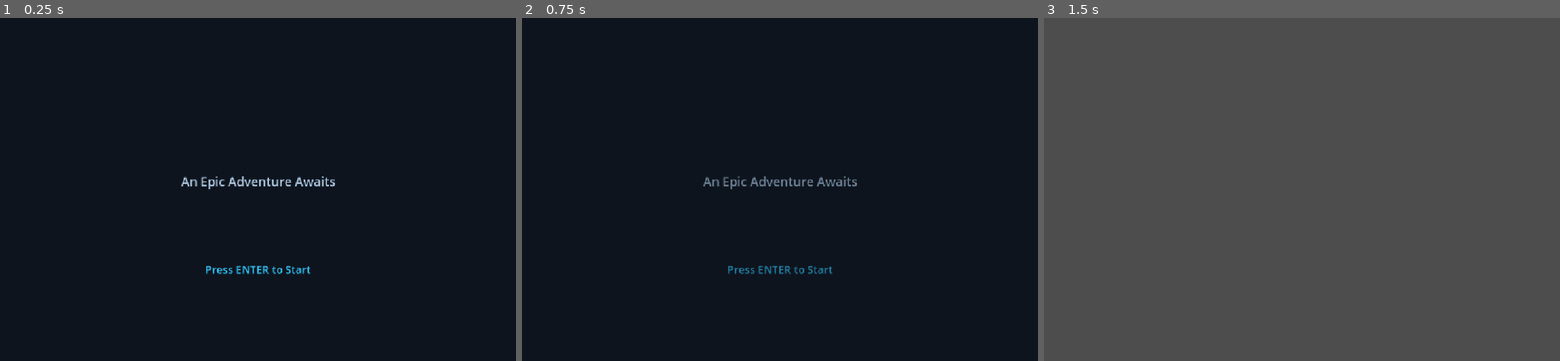
Above: before the commit, frames 1-3 (left to right).
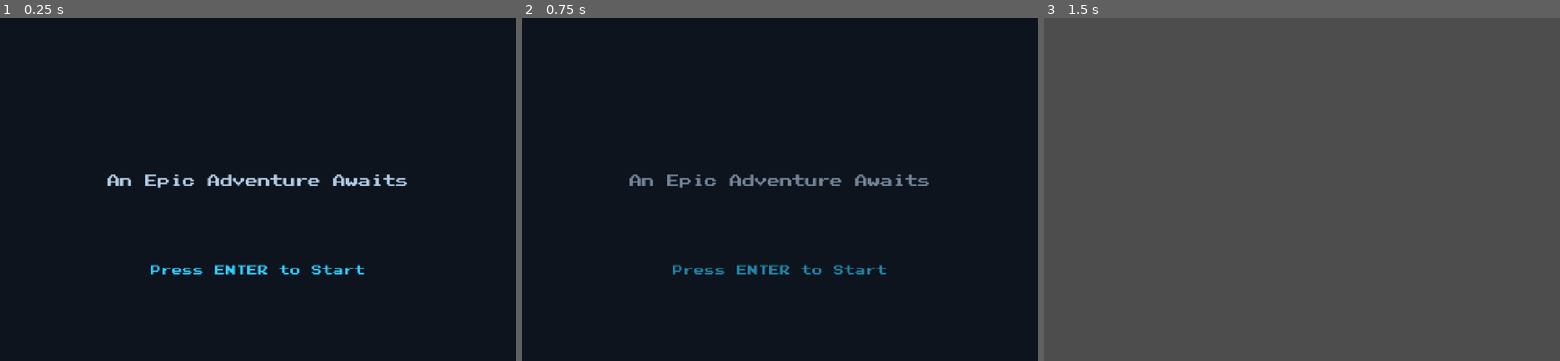
Above: after the commit, the same moments.

Repository: DoraTool/template-godot-game
Game: Godot game, scene res://scenes/title_screen.tscn
Two runs of this game, one before a commit and one after it. Both use one fixed random seed, a clock stepped at 60 frames per second and the inputs below.
Inputs:
- Up to frame 1 (0.25 s): no input
- Up to frame 2 (0.75 s): tap Enter (ui_accept) at 0.5 s
- Up to frame 3 (1.5 s): tap Enter (ui_accept) at 0.77, 1.25 s

The runs differ from the first frame. In frame 1, 1.7% of the frame differs, in the area x 20-79%, y 45-75%; in frame 2, 1.6%; in frame 3, nothing differs.
Error in both runs: Invalid access to property or key 'modulate' on a base object of type 'null instance'. (res://scripts/scenes/title_screen.gd:24)

Commit message:
fix theme settings

Diff:
--- a/project.godot
+++ b/project.godot
@@ -24,6 +24,10 @@
 window/stretch/aspect="keep"
 
 
+[gui]
+
+theme/custom="res://gambo_theme/gambo.tres"
+
 [autoload]
 Config="*res://autoload/config_manager.gd"
 LevelManager="*res://autoload/level_manager.gd"
